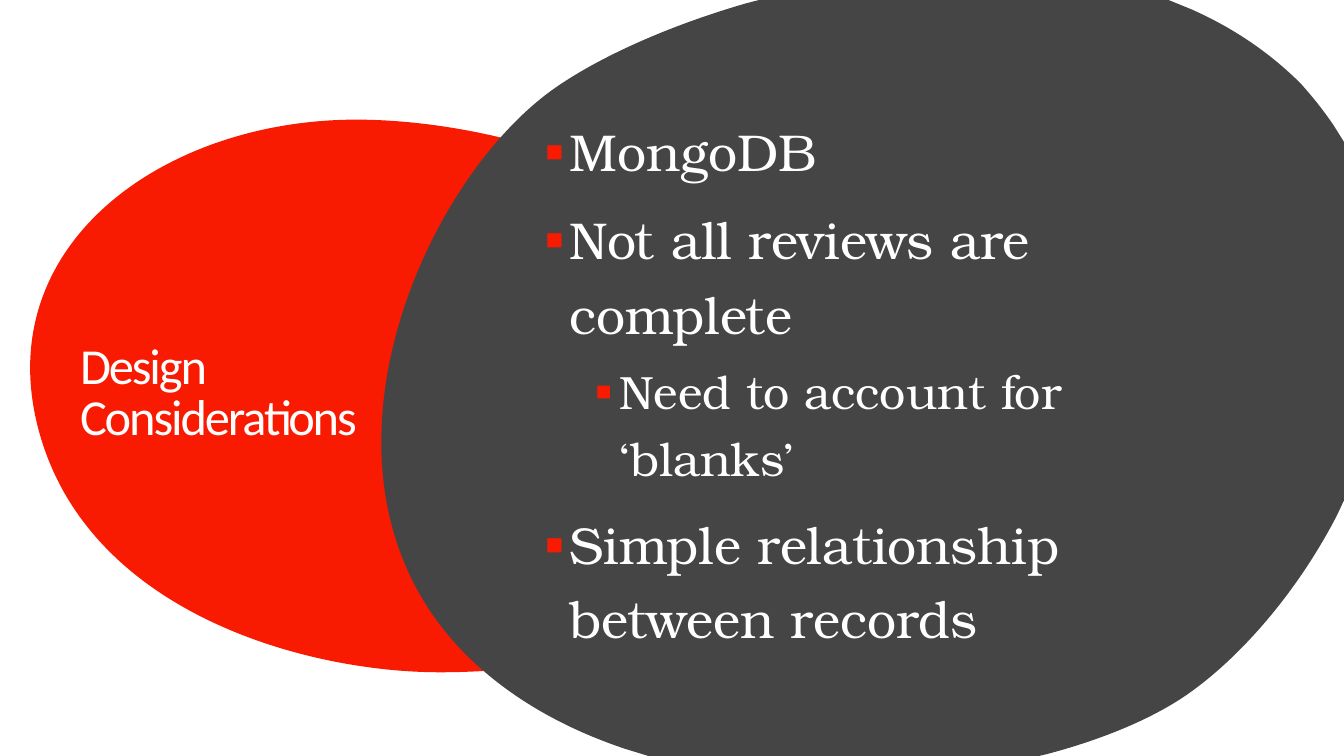
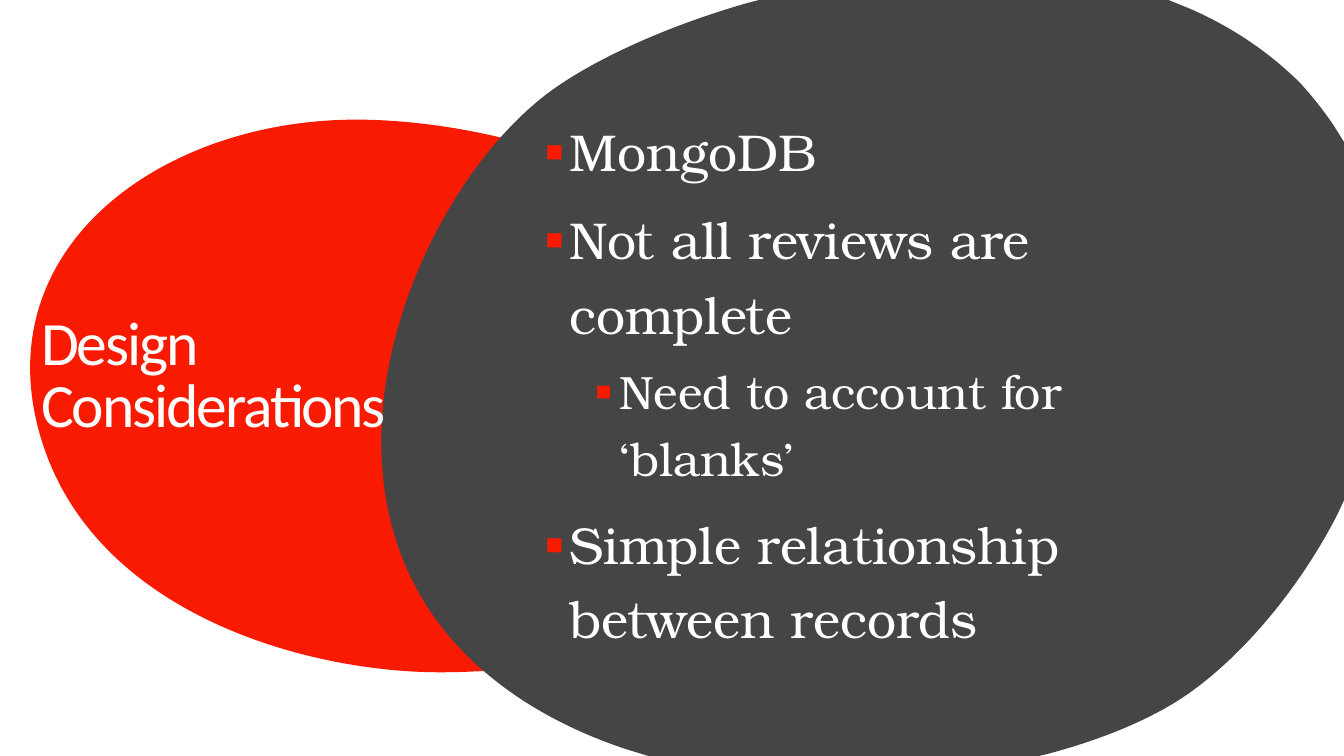
Before and after one commit to anhainguyen82/Database_Final_Project, a slide deck: slide 4 of MSDS_7330_Final_Term_Project.pptx. Drawn at 1344x756 pixels with LibreOffice and Linux fonts; fonts in the diff are those of the drawing. Boxes give left, top, right and bottom in pixels: in the first picture for what was removed or moved away, otherwise in the second. Text is boxed around its words. In the diff, an @@ line names an element or a change of style, - is before the commit and + after.

```diff
--- a/MSDS_7330_Final_Term_Project.pptx
+++ b/MSDS_7330_Final_Term_Project.pptx
@@ title "Design Considerations": place and size @@
-title "Design Considerations" at [80, 349, 357, 436]
+title "Design Considerations" at [41, 322, 386, 442]
@@ title "Design Considerations" at [41, 322, 386, 442]: size 36 to 44 pt @@
```
Also in this commit, not shown: 6 other slides changed.
